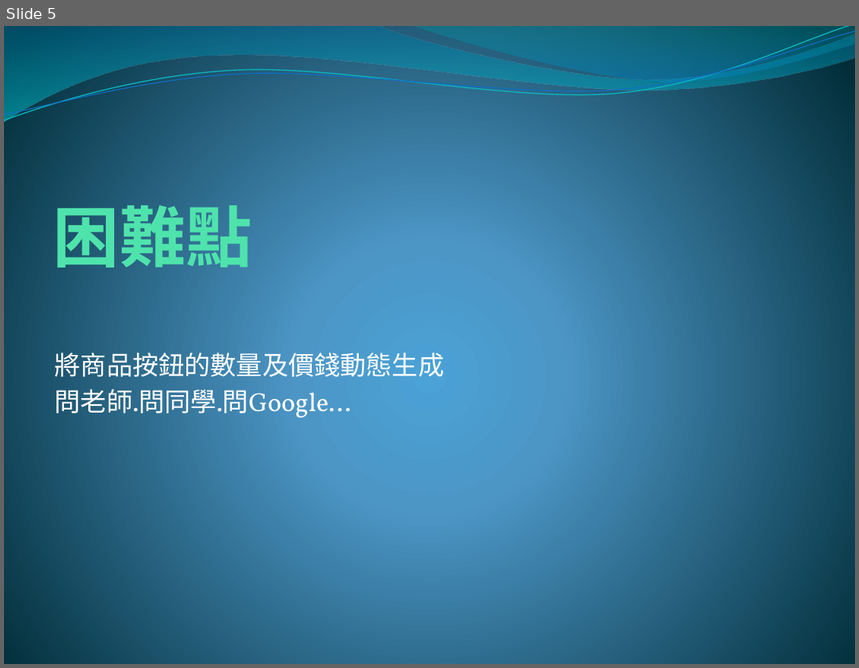
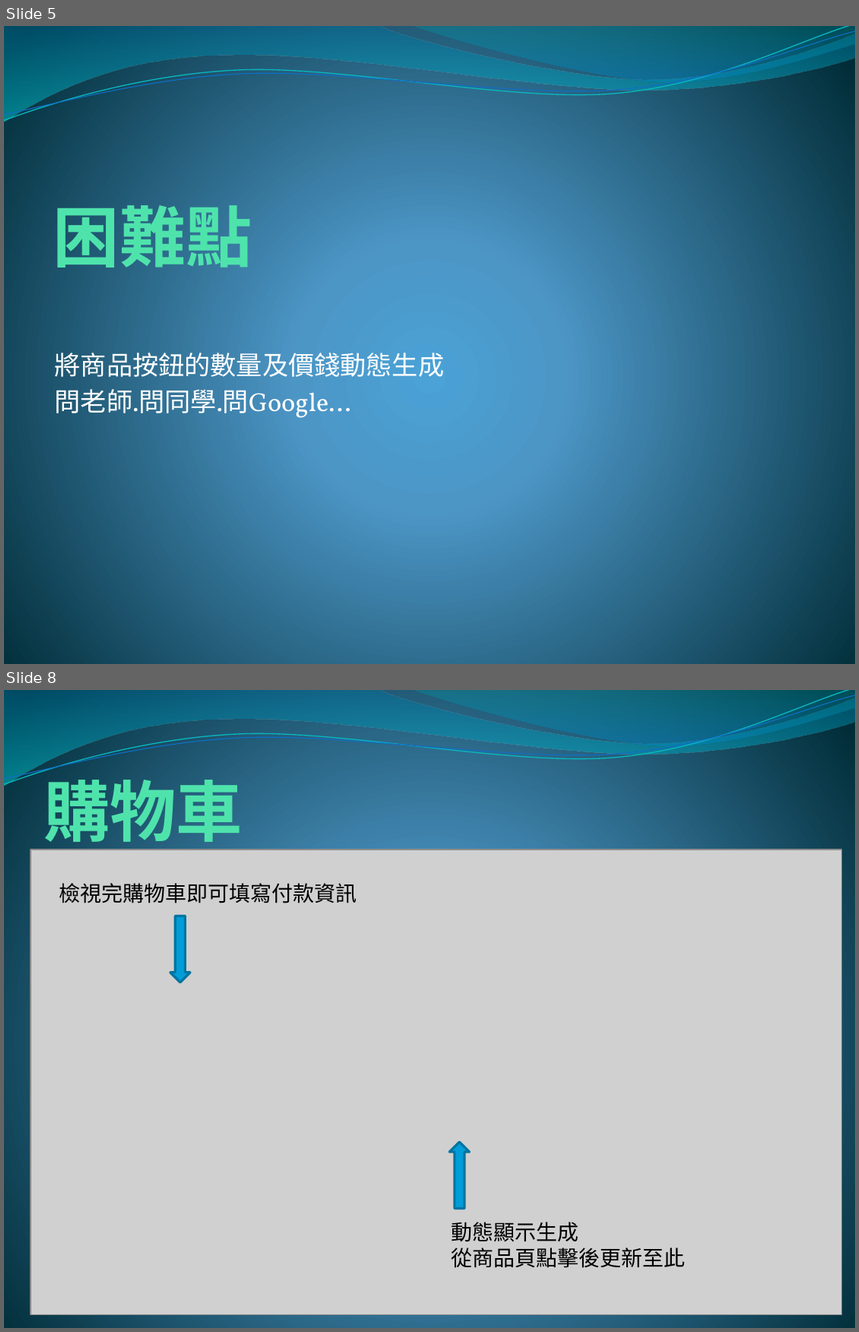
Before and after one commit to Youngdi/shopcar, a slide deck: 海鮮訂購網站.pptx. Shown one above the other, each under a label of ours: slide 5 before the commit, slides 5 and 8 after it; the slides between them are not shown. The pictures are 859x668 and 859x1332 pixels, drawn with LibreOffice and Linux fonts; fonts in the diff are those of the drawing; grey boxes stand for pictures. Boxes give left, top, right and bottom in pixels: in the first picture for what was removed or moved away, otherwise in the second. Text is boxed around its words. In the diff, an @@ line names an element or a change of style, - is before the commit and + after.

```diff
--- a/海鮮訂購網站.pptx
+++ b/海鮮訂購網站.pptx
@@ slide 8 added at (4,690,855,1328), background gradient #4AA0D6 to #4C98C7 to #002C38; not listed: 4 template elements that a slide beside it also shows @@
@@ title added at (44,768,243,852), 56 pt, text #50E3AC, bold @@
+購物車
@@ picture added at (31,849,842,1315) @@
@@ text added at (59,883,357,904), 18 pt, text #000000 @@
+檢視完購物車即可填寫付款資訊
@@ down arrow added at (170,916,189,983), fill #009DD9, outline #0074A1 2 pt @@
@@ down arrow added at (449,1142,469,1208), fill #009DD9, outline #0074A1 2 pt @@
@@ text added at (451,1222,685,1268), 18 pt, text #000000 @@
+動態顯示生成
+從商品頁點擊後更新至此
```
Also in this commit, not shown: 3 other slides added, 6 other files.
